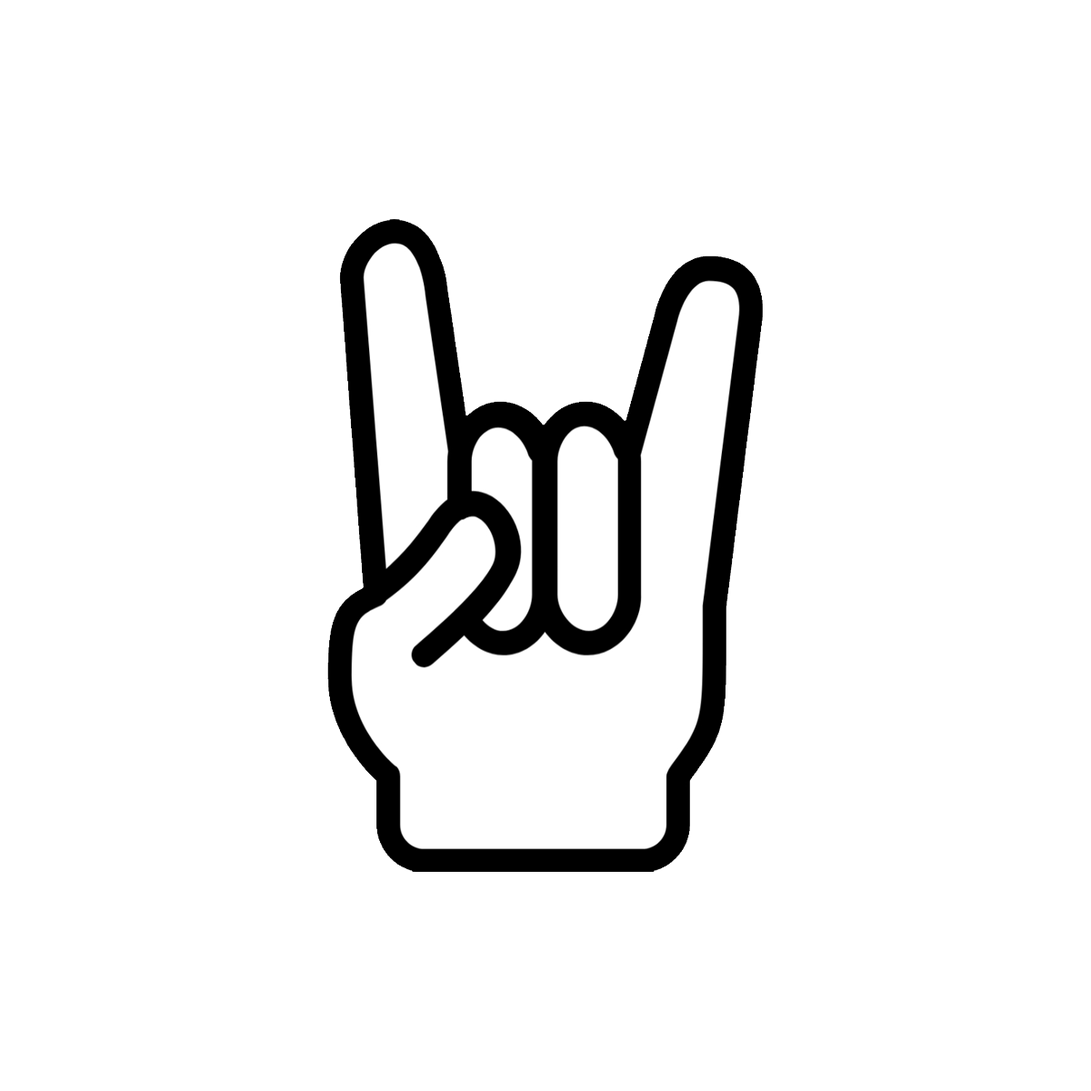
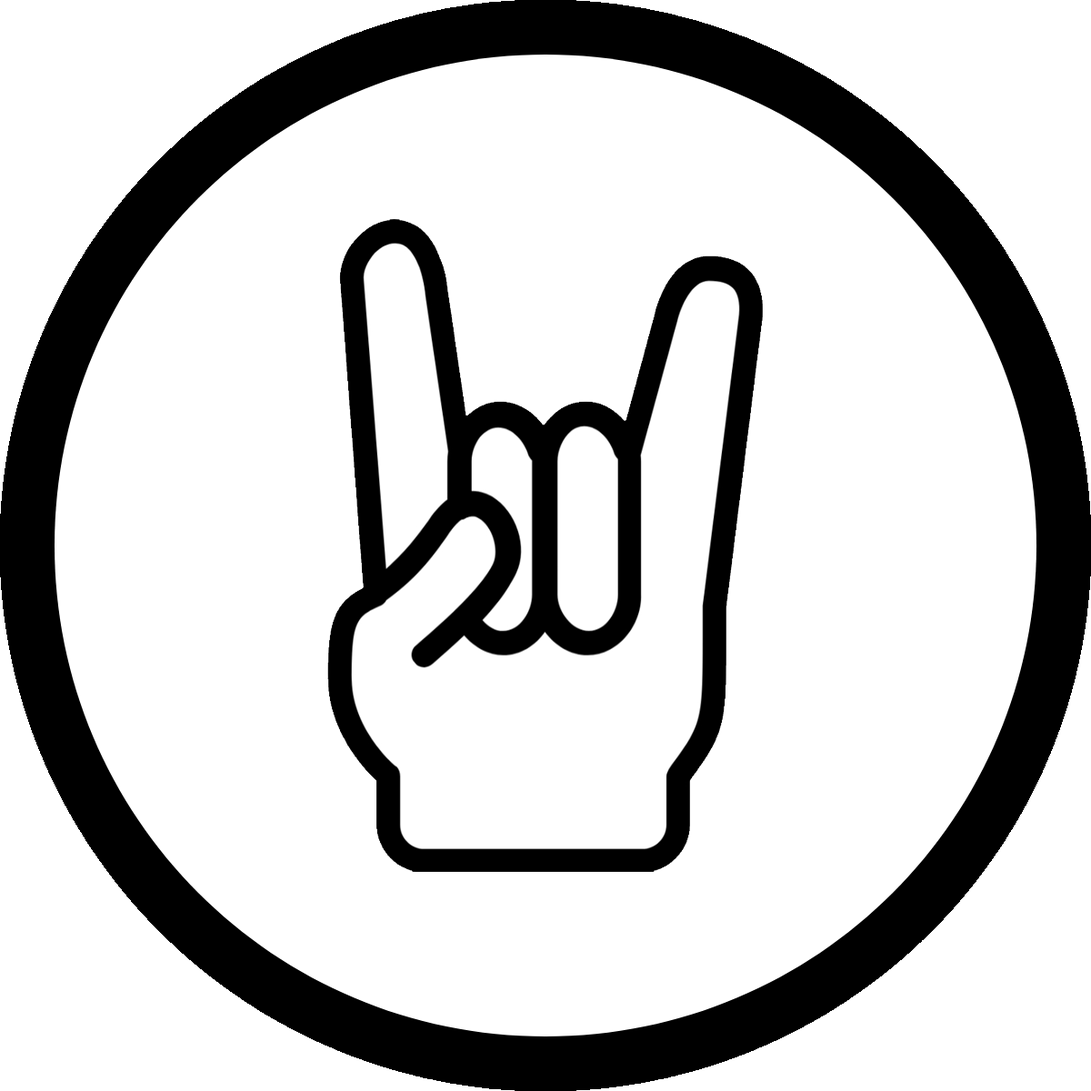
Revision of a layered 1091 x 1091 image; what changed, layer by layer:
painted on "Elipse 1", unmasked it over bbox(0, 0, 1091, 1091)
